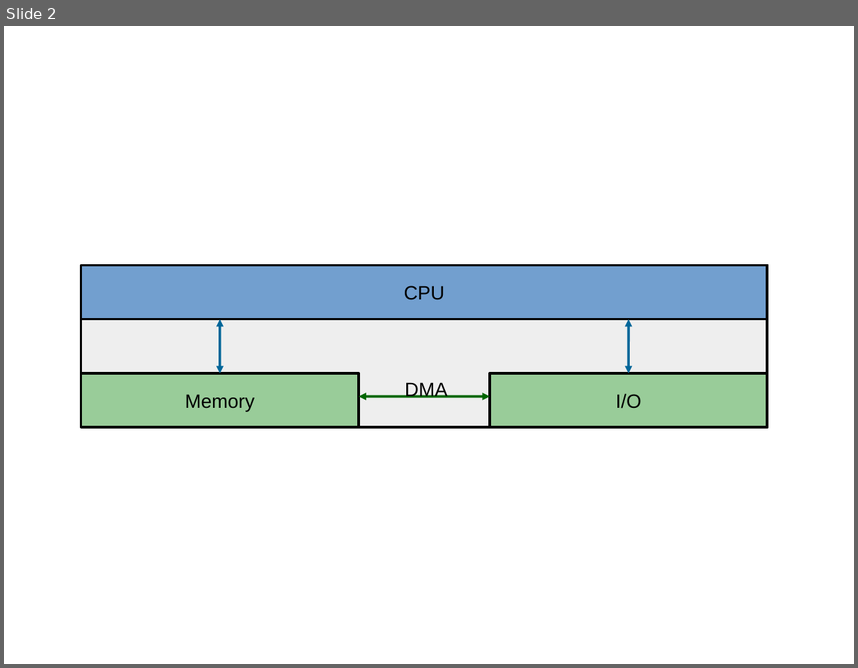
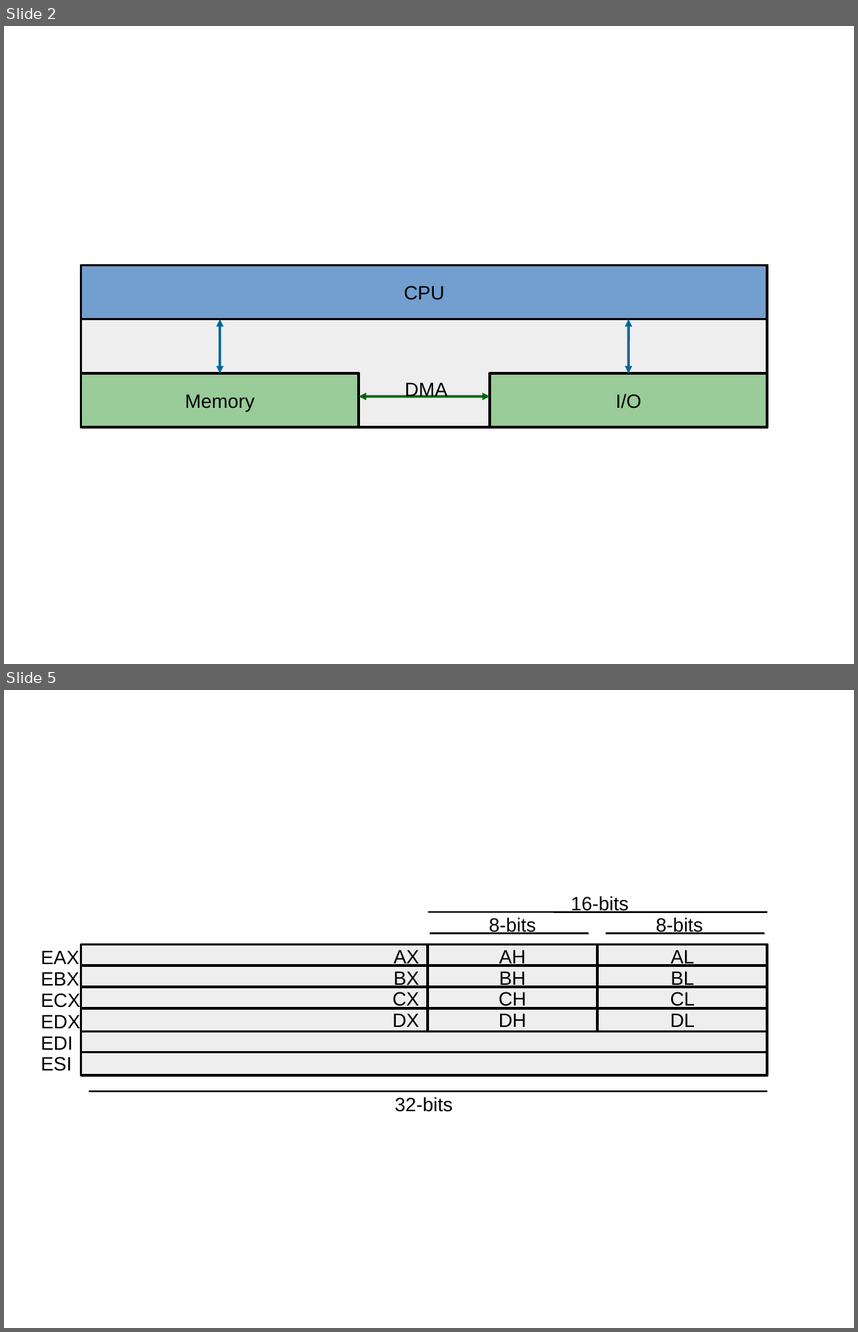
Before and after one commit to davidiw/os-website, a slide deck: lectures/images/images.odp. Shown one above the other, each under a label of ours: slide 2 before the commit, slides 2 and 5 after it; the slides between them are not shown. The pictures are 858x668 and 858x1332 pixels, drawn with LibreOffice and Linux fonts; fonts in the diff are those of the drawing. Boxes give left, top, right and bottom in pixels: in the first picture for what was removed or moved away, otherwise in the second. Text is boxed around its words. In the diff, an @@ line names an element or a change of style, - is before the commit and + after.

```diff
--- a/lectures/images/images.odp
+++ b/lectures/images/images.odp
@@ slide 5 added at bbox=[4, 690, 854, 1328], background #FFFFFF @@
@@ text added at bbox=[571, 896, 629, 913], 18 pt, text #000000 @@
+16-bits
@@ line added from (428, 912) to (768, 912), #000000 1.5 pt @@
@@ text added at bbox=[489, 917, 536, 934], 18 pt, text #000000 @@
+8-bits
@@ text added at bbox=[656, 917, 703, 934], 18 pt, text #000000 @@
+8-bits
@@ line added from (430, 933) to (588, 933), #000000 1.5 pt @@
@@ line added from (606, 933) to (765, 933), #000000 1.5 pt @@
@@ text added at bbox=[41, 950, 79, 964], 18 pt, text #000000 @@
+EAX
@@ rectangle added at bbox=[81, 945, 428, 967], fill #EEEEEE, outline #000000 2.3 pt, 18 pt, text #000000 @@
+AX
@@ rectangle added at bbox=[428, 945, 598, 967], fill #EEEEEE, outline #000000 2.3 pt, 18 pt, text #000000 @@
+AH
@@ rectangle added at bbox=[598, 945, 768, 967], fill #EEEEEE, outline #000000 2.3 pt, 18 pt, text #000000 @@
+AL
@@ text added at bbox=[41, 972, 79, 985], 18 pt, text #000000 @@
+EBX
@@ rectangle added at bbox=[81, 965, 428, 989], fill #EEEEEE, outline #000000 2.3 pt, 18 pt, text #000000 @@
+BX
@@ rectangle added at bbox=[428, 965, 598, 989], fill #EEEEEE, outline #000000 2.3 pt, 18 pt, text #000000 @@
+BH
@@ rectangle added at bbox=[598, 965, 768, 989], fill #EEEEEE, outline #000000 2.3 pt, 18 pt, text #000000 @@
+BL
@@ text added at bbox=[41, 993, 80, 1007], 18 pt, text #000000 @@
+ECX
@@ rectangle added at bbox=[81, 987, 428, 1010], fill #EEEEEE, outline #000000 2.3 pt, 18 pt, text #000000 @@
+CX
@@ rectangle added at bbox=[428, 987, 598, 1010], fill #EEEEEE, outline #000000 2.3 pt, 18 pt, text #000000 @@
+CH
@@ rectangle added at bbox=[598, 987, 768, 1010], fill #EEEEEE, outline #000000 2.3 pt, 18 pt, text #000000 @@
+CL
@@ text added at bbox=[41, 1014, 80, 1028], 18 pt, text #000000 @@
+EDX
@@ rectangle added at bbox=[81, 1008, 428, 1031], fill #EEEEEE, outline #000000 2.3 pt, 18 pt, text #000000 @@
+DX
@@ rectangle added at bbox=[428, 1008, 598, 1031], fill #EEEEEE, outline #000000 2.3 pt, 18 pt, text #000000 @@
+DH
@@ rectangle added at bbox=[598, 1008, 768, 1031], fill #EEEEEE, outline #000000 2.3 pt, 18 pt, text #000000 @@
+DL
@@ text added at bbox=[41, 1036, 73, 1049], 18 pt, text #000000 @@
+EDI
@@ rectangle added at bbox=[81, 1031, 768, 1054], fill #EEEEEE, outline #000000 2.3 pt @@
@@ text added at bbox=[41, 1056, 72, 1071], 18 pt, text #000000 @@
+ESI
@@ rectangle added at bbox=[81, 1052, 768, 1075], fill #EEEEEE, outline #000000 2.3 pt @@
@@ line added from (89, 1091) to (768, 1091), #000000 1.5 pt @@
@@ text added at bbox=[395, 1096, 452, 1112], 18 pt, text #000000 @@
+32-bits
```
Also in this commit, not shown: 3 other slides added, 11 other files.
